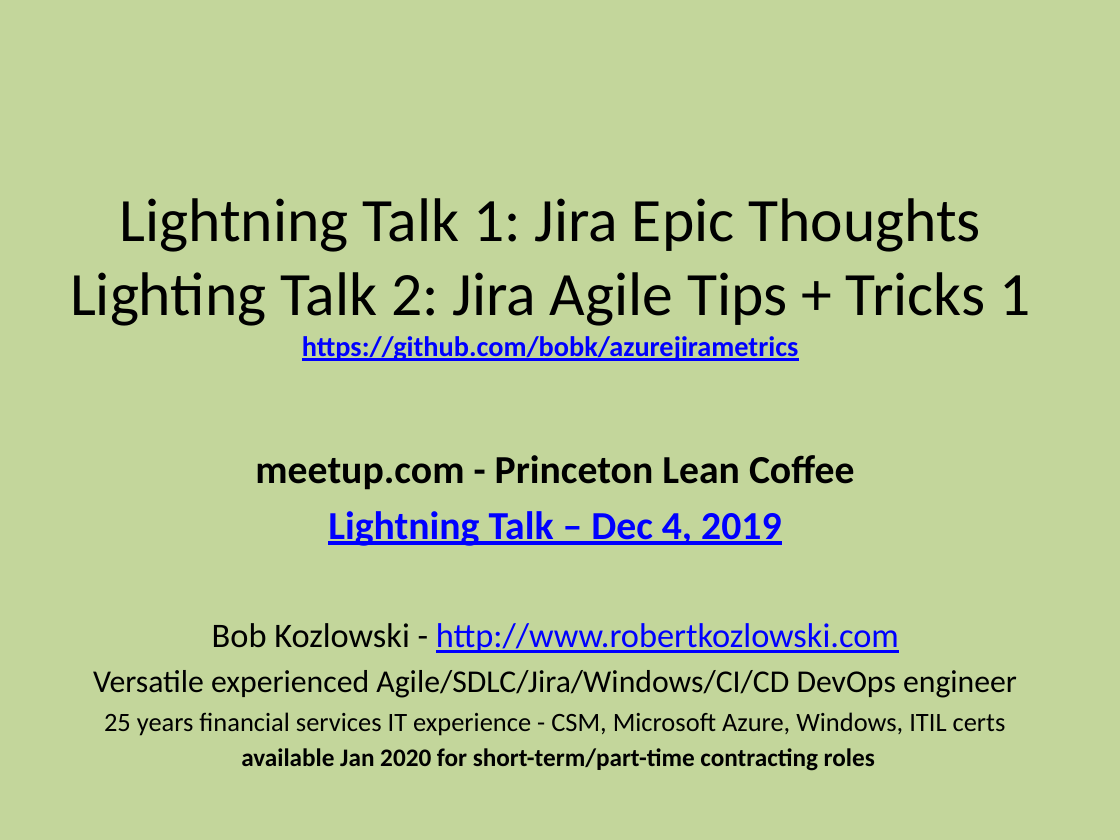
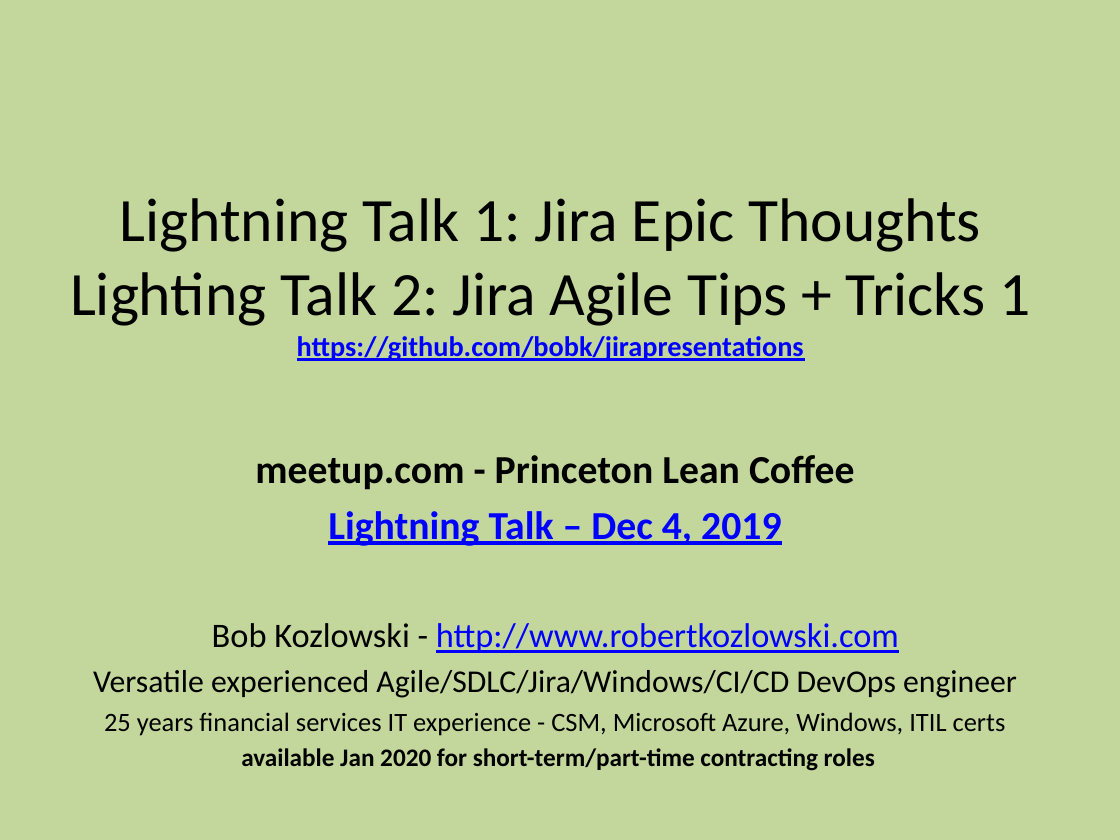
Before and after one commit to bobk/jirapresentations, a slide deck: slide 1 of Jira Epic Thoughts and Jira Agile Tips and Tricks 1.pptx. Drawn at 1120x840 pixels with LibreOffice and Linux fonts; fonts in the diff are those of the drawing. Boxes give left, top, right and bottom in pixels: in the first picture for what was removed or moved away, otherwise in the second. Text is boxed around its words. In the diff, an @@ line names an element or a change of style, - is before the commit and + after.

Commit message:
update URL in tips PPTX

```diff
--- a/Jira Epic Thoughts and Jira Agile Tips and Tricks 1.pptx
+++ b/Jira Epic Thoughts and Jira Agile Tips and Tricks 1.pptx
@@ title at box(70, 198, 1030, 361): text changed @@
-Lightning Talk 1: Jira Epic Thoughts
-Lighting Talk 2: Jira Agile Tips + Tricks 1
-https://github.com/bobk/azurejirametrics
+Lightning Talk 1: Jira Epic Thoughts
+Lighting Talk 2: Jira Agile Tips + Tricks 1
+https://github.com/bobk/jirapresentations
```
